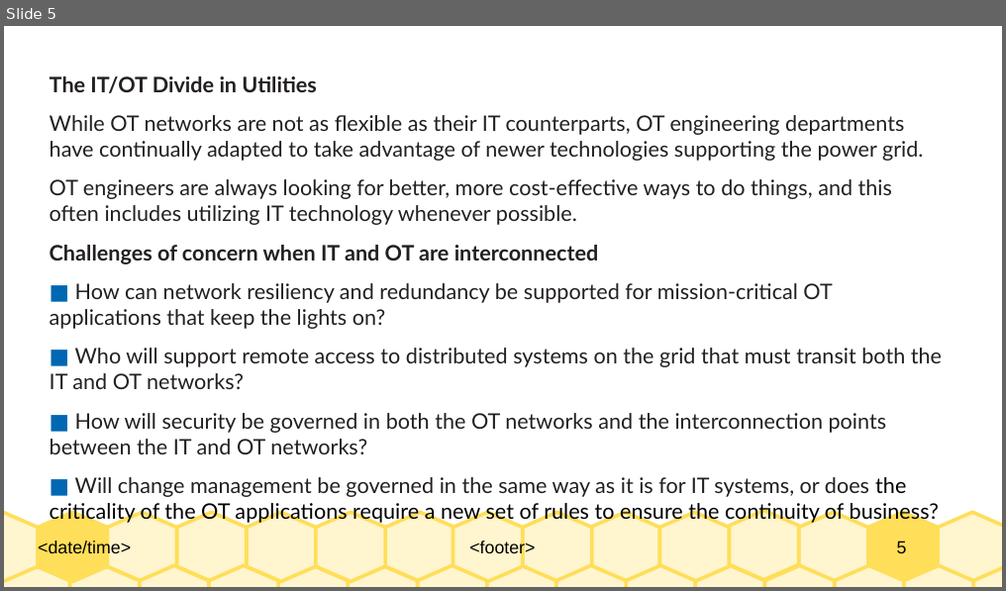
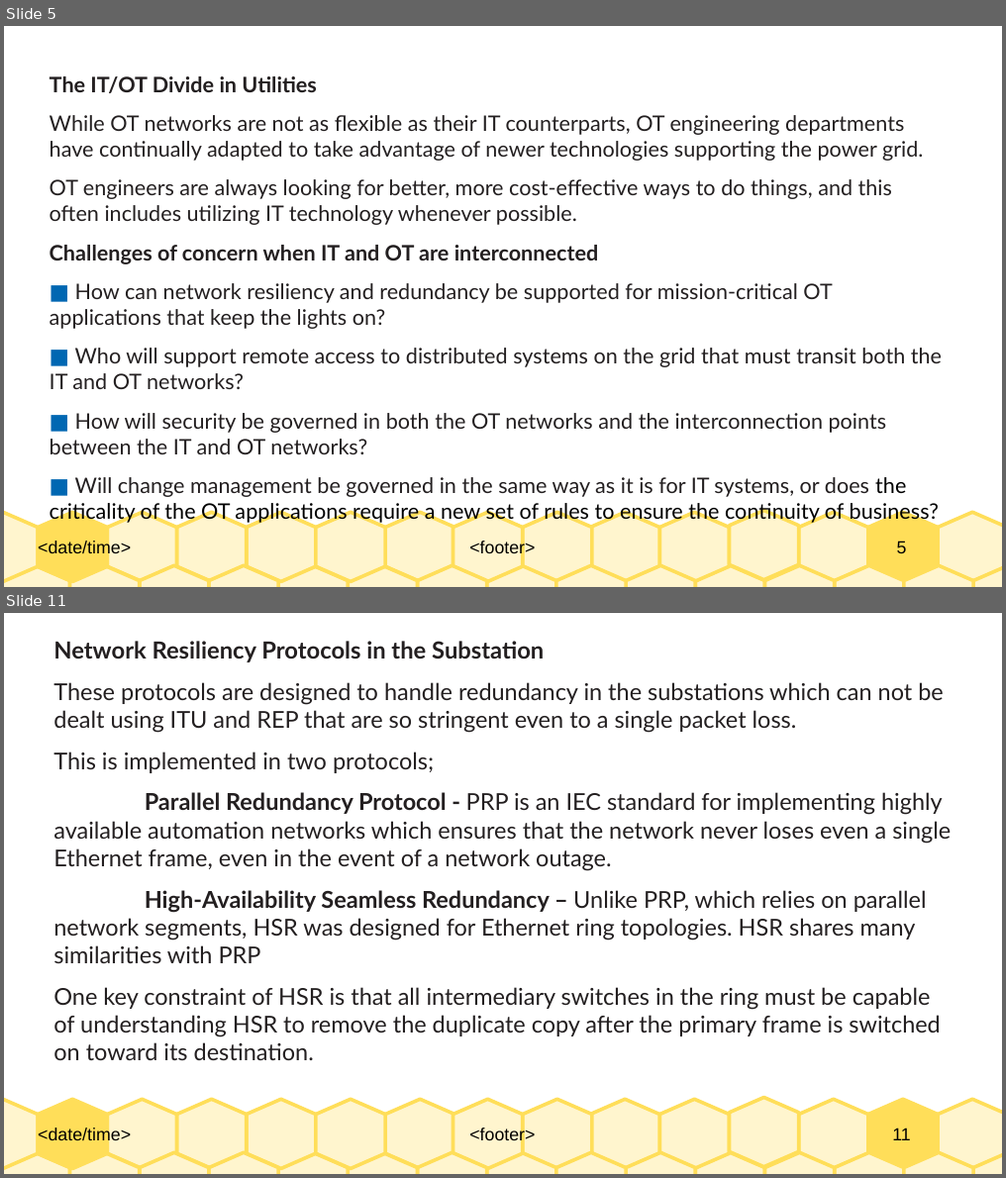
Before and after one commit to Dihfahsih1/Masters-Software-Engineering, a slide deck: yr-sem1/IoT/chapter-11-summary.odp. Shown one above the other, each under a label of ours: slide 5 before the commit, slides 5 and 11 after it; the slides between them are not shown. The pictures are 1006x591 and 1006x1178 pixels, drawn with LibreOffice and Linux fonts; fonts in the diff are those of the drawing. Boxes give left, top, right and bottom in pixels: in the first picture for what was removed or moved away, otherwise in the second. Text is boxed around its words. In the diff, an @@ line names an element or a change of style, - is before the commit and + after.

```diff
--- a/yr-sem1/IoT/chapter-11-summary.odp
+++ b/yr-sem1/IoT/chapter-11-summary.odp
@@ slide 11 added at <box>4,613,1002,1174</box>, background #FFFFFF; not listed: 33 template elements that a slide beside it also shows @@
@@ text added at <box>54,641,950,1060</box>, 18.5 pt, text #231F20 @@
+Network Resiliency Protocols in the Substation
+These protocols are designed to handle redundancy in the substations which can not be dealt using ITU and REP that are so stringent even to a single packet loss.
+This is implemented in two protocols;
+Parallel Redundancy Protocol - PRP is an IEC standard for implementing highly available automation networks which ensures that the network never loses even a single Ethernet frame, even in the event of a network outage.
+High-Availability Seamless Redundancy – Unlike PRP, which relies on parallel network segments, HSR was designed for Ethernet ring topologies. HSR shares many similarities with PRP
+One key constraint of HSR is that all intermediary switches in the ring must be capable of understanding HSR to remove the duplicate copy after the primary frame is switched on toward its destination.
```
Also in this commit, not shown: 11 other slides added.
